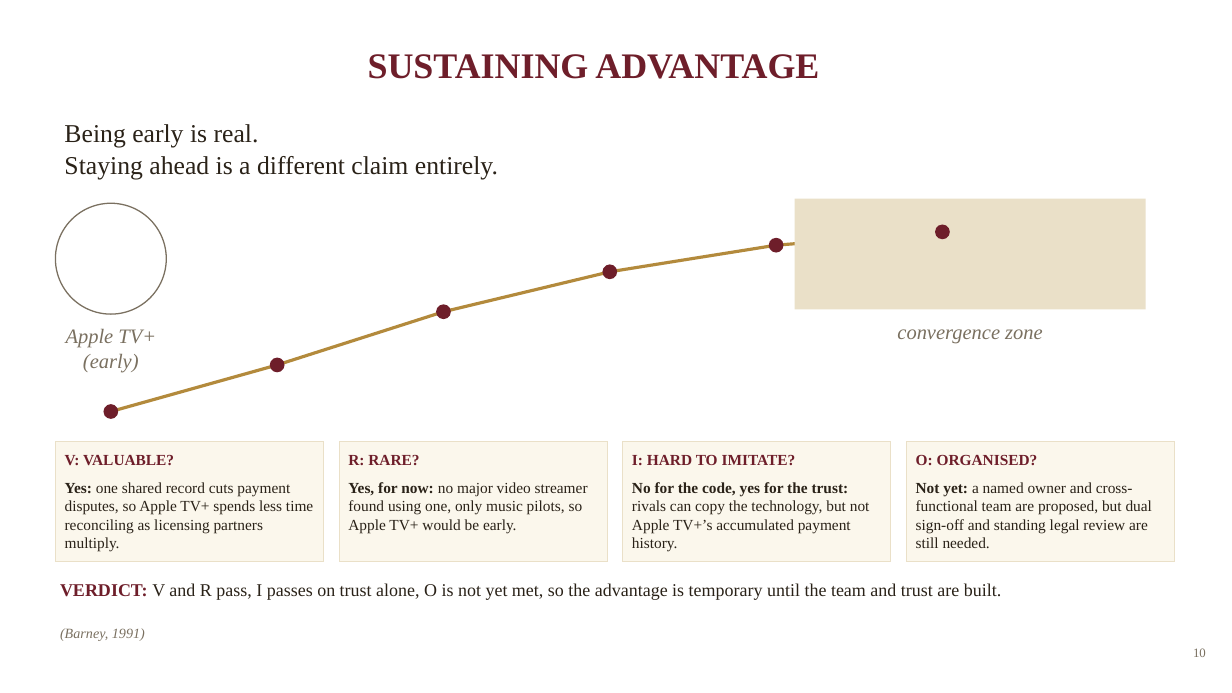
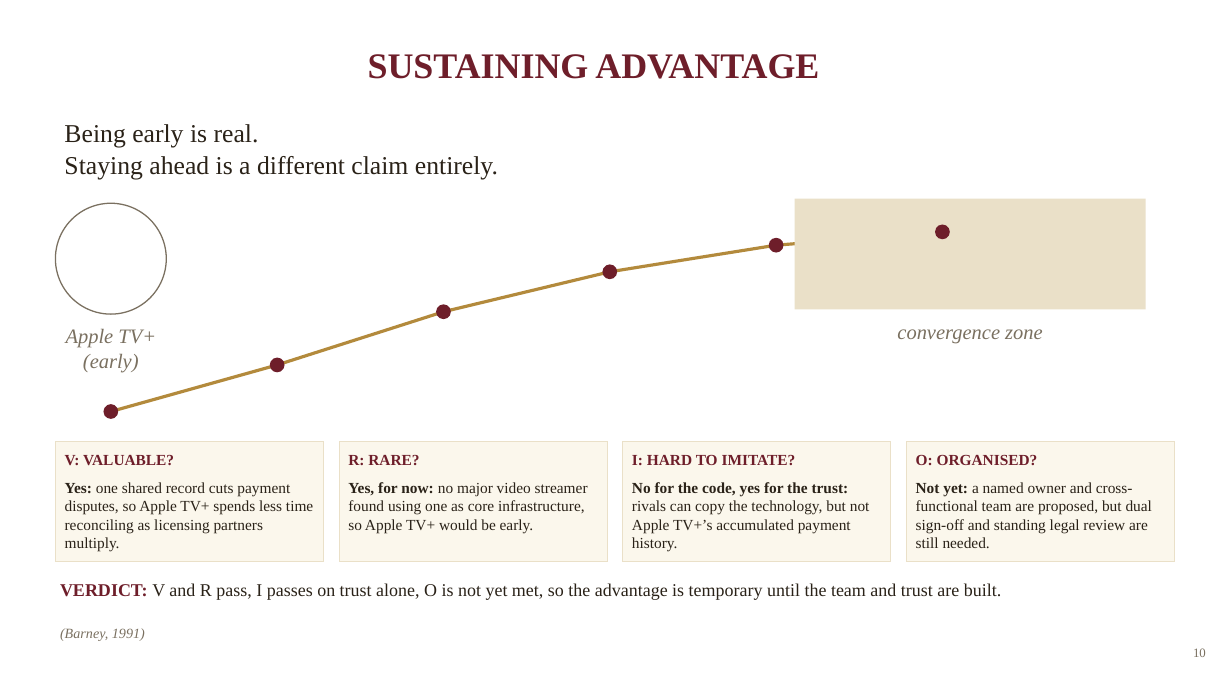
Before and after one commit to karanrg22-svg/skill, a slide deck: slide 10 of Ledger_of_Record_updated.pptx. Drawn at 1232x693 pixels with LibreOffice and Linux fonts; fonts in the diff are those of the drawing. Boxes give left, top, right and bottom in pixels: in the first picture for what was removed or moved away, otherwise in the second. Text is boxed around its words. In the diff, an @@ line names an element or a change of style, - is before the commit and + after.

```diff
--- a/Ledger_of_Record_updated.pptx
+++ b/Ledger_of_Record_updated.pptx
@@ text at (348, 482, 588, 533): text changed @@
-Yes, for now: no major video streamer found using one, only music pilots, so Apple TV+ would be early.
+Yes, for now: no major video streamer found using one as core infrastructure, so Apple TV+ would be early.
```
Also in this commit, not shown: 2 other slides changed.
